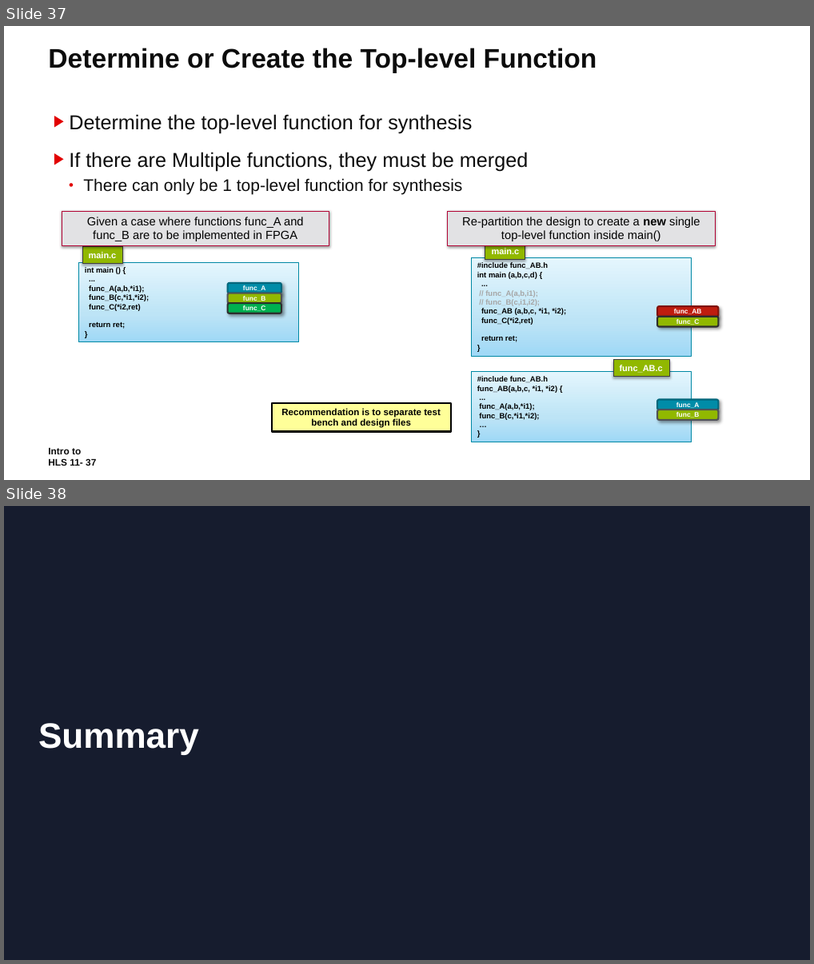
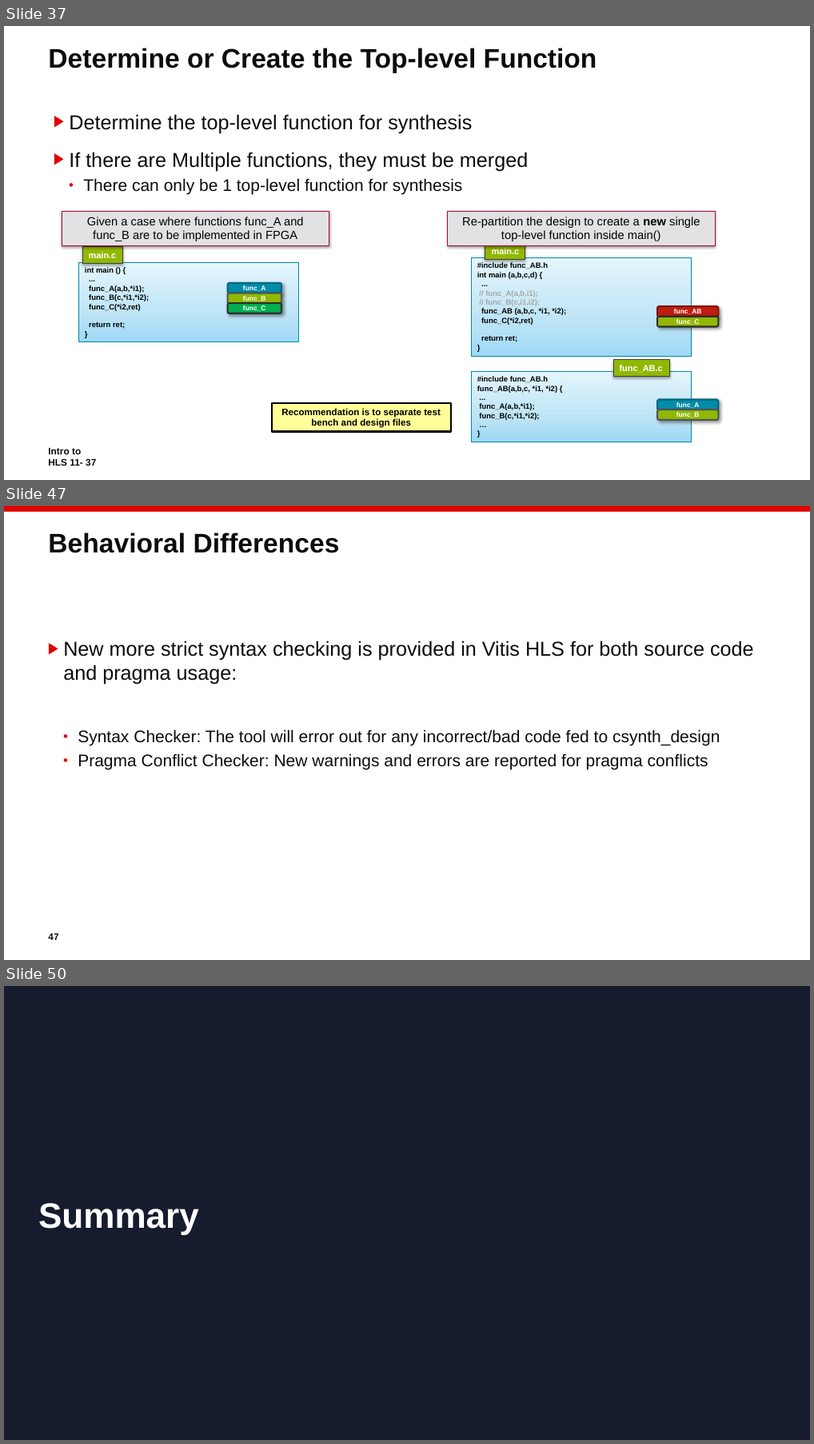
Before and after one commit to ChunxuGuo/High-Level-Synthesis-Flow-on-Zynq-using-Vitis-HLS, a slide deck: vitis_slides/11_HLS_Intro.PPTX. Shown one above the other, each under a label of ours: slides 37 and 38 before the commit, slides 37, 47 and 50 after it; the slides between them are not shown. The pictures are 814x964 and 814x1444 pixels, drawn with LibreOffice and Linux fonts; fonts in the diff are those of the drawing; background and template pictures are left out. Boxes give left, top, right and bottom in pixels: in the first picture for what was removed or moved away, otherwise in the second. Text is boxed around its words. In the diff, an @@ line names an element or a change of style, - is before the commit and + after.

```diff
--- a/vitis_slides/11_HLS_Intro.PPTX
+++ b/vitis_slides/11_HLS_Intro.PPTX
@@ slide 47 added at <box>4,506,810,960</box>, background #FFFFFF @@
@@ rectangle added at <box>4,506,810,512</box>, fill #E20000 @@
@@ title added at <box>48,532,340,553</box>, 32 pt, text #0C0C0C, bold @@
+Behavioral Differences
@@ text added at <box>63,640,754,770</box>, 20 pt, text #0C0C0C @@
+▶ New more strict syntax checking is provided in Vitis HLS for both source code and pragma usage:
+  • Syntax Checker: The tool will error out for any incorrect/bad code fed to csynth_design
+  • Pragma Conflict Checker: New warnings and errors are reported for pragma conflicts
@@ page number added at <box>48,932,58,940</box>, 11.3 pt, text #0C0C0C, bold @@
+47
@@ what was slide 38 is now slide 50 @@
```
Also in this commit, not shown: 11 other slides added.
